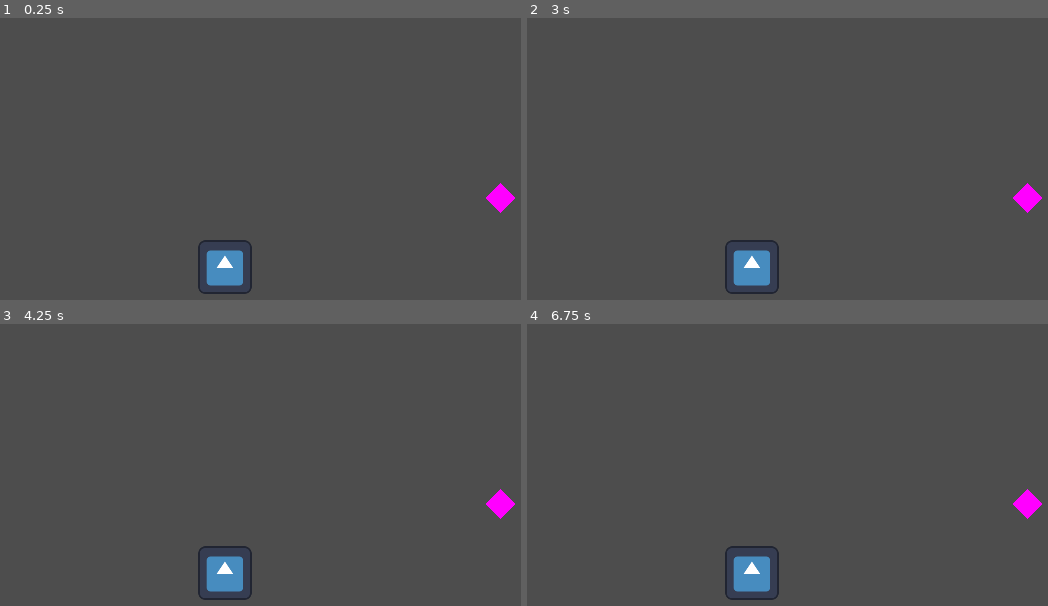
Above: before the commit, frames 1-4 (two rows, left to right).
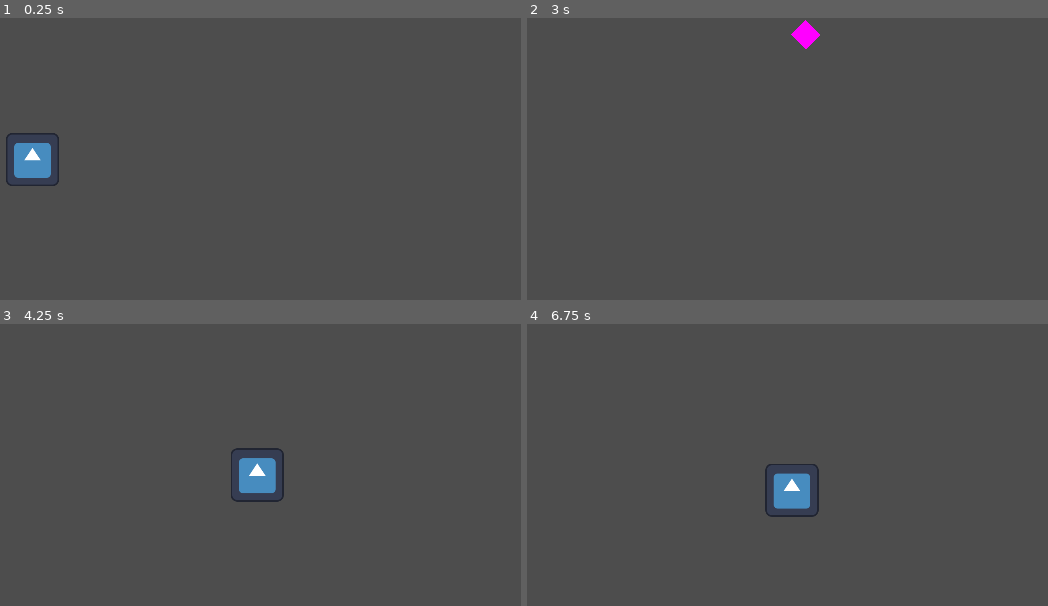
Above: after the commit, the same moments.

Repository: stokatyan/godot-ai
Game: Godot game, scene res://TestGame/PickupCoinGame.tscn
Same seed, same stepped clock (60 frames per second), same inputs: the game is played once before the commit and once after it. The engine's default icon, where the game draws it, is replaced by a stand-in: a white triangle on a blue panel in a dark square.
Inputs:
- Up to frame 1 (0.25 s): no input
- Up to frame 2 (3 s): tap Enter at 0.5, 2 s; hold Up 0.53-1.28 s; tap N every 0.75 s from 0.6 to 2.85 s; tap Space at 1.25, 2.75 s; hold Up from 2.03 s (still down)
- Up to frame 3 (4.25 s): tap Enter at 3.5 s; release Up at 3.53 s; tap N at 3.6 s
- Up to frame 4 (6.75 s): tap Space at 4.25 s; tap N every 0.75 s from 4.35 to 6.6 s; hold Up from 5.78 s (still down)

The runs differ from the first frame. In frame 1, 2.6% of the frame differs, in the area x 1-99%, y 40-98%; in frame 2, 1.8%; in frame 3, 2.6%; in frame 4, 2.6%.

Commit message:
ready to add human movement

Diff:
--- a/godot-ai-client/AI/AIServerTCP.gd
+++ b/godot-ai-client/AI/AIServerTCP.gd
@@ -20,9 +20,9 @@
 	if key_event and !key_event.echo:
 		match key_event.keycode:
 			KEY_UP:
-				_attempt_connection_to_ai_server()
-
-func _attempt_connection_to_ai_server():
+				attempt_connection_to_ai_server()
+
+func attempt_connection_to_ai_server():
 	if _client:
 		return
 	_client = StreamPeerTCP.new()
--- a/godot-ai-client/TestGame/PickupCoinGame.gd
+++ b/godot-ai-client/TestGame/PickupCoinGame.gd
@@ -1,11 +1,34 @@
 extends Node2D
+
+@export var hero: Node2D
+@export var coin: Node2D
+@export var _ai_tcp: AIServerTCP
+
+var _map_size = Vector2(1500, 800)
 
 
 # Called when the node enters the scene tree for the first time.
 func _ready():
-	pass # Replace with function body.
+	_new_game()
 
+func _input(event):
+	var key_input = event as InputEventKey
+	match key_input.keycode:
+		KEY_N:
+			_new_game()
 
-# Called every frame. 'delta' is the elapsed time since the previous frame.
-func _process(delta):
-	pass
+func _physics_process(delta):
+	var move_vector: Vector2 = Vector2.ZERO
+
+func _setup_ai():
+	_ai_tcp._attempt_connection_to_ai_server()
+	_ai_tcp.init_agent(4, 2, 20, 40)
+
+func _new_game():
+	hero.position = Vector2(randf_range(-_map_size.x/2, _map_size.x/2), randf_range(-_map_size.y/2, _map_size.y/2))
+	coin.position = Vector2(randf_range(-_map_size.x/2, _map_size.x/2), randf_range(-_map_size.y/2, _map_size.y/2))
+	if _is_game_complete():
+		_new_game()
+
+func _is_game_complete() -> bool:
+	return hero.position.distance_to(coin.position) < 80
--- a/godot-ai-client/TestGame/PickupCoinGame.tscn
+++ b/godot-ai-client/TestGame/PickupCoinGame.tscn
@@ -1,18 +1,16 @@
-[gd_scene load_steps=4 format=3 uid="uid://bn84386k2reco"]
+[gd_scene load_steps=5 format=3 uid="uid://bn84386k2reco"]
 
 [ext_resource type="Texture2D" uid="uid://bapglndse4a3k" path="res://icon.svg" id="1_hf8k2"]
+[ext_resource type="Script" path="res://TestGame/PickupCoinGame.gd" id="1_l0ngi"]
 [ext_resource type="PackedScene" uid="uid://dxq7xwumsu1na" path="res://AI/AIServerTCP.tscn" id="2_defc6"]
 
 [sub_resource type="PlaceholderTexture2D" id="PlaceholderTexture2D_o06rb"]
 size = Vector2(50, 50)
 
-[node name="PickupCoinGame" type="Node2D"]
-
-[node name="Hero" type="Node2D" parent="."]
-position = Vector2(619, 598)
-
-[node name="Sprite2D" type="Sprite2D" parent="Hero"]
-texture = ExtResource("1_hf8k2")
+[node name="PickupCoinGame" type="Node2D" node_paths=PackedStringArray("hero", "coin")]
+script = ExtResource("1_l0ngi")
+hero = NodePath("Hero")
+coin = NodePath("Coin")
 
 [node name="Coin" type="Node2D" parent="."]
 position = Vector2(1280, 432)
@@ -21,4 +19,10 @@
 rotation = 0.785398
 texture = SubResource("PlaceholderTexture2D_o06rb")
 
+[node name="Hero" type="Node2D" parent="."]
+position = Vector2(738, 600)
+
+[node name="Sprite2D" type="Sprite2D" parent="Hero"]
+texture = ExtResource("1_hf8k2")
+
 [node name="AIServerTCP" parent="." instance=ExtResource("2_defc6")]
Not shown, changed: ai-server/ai_commands.py
